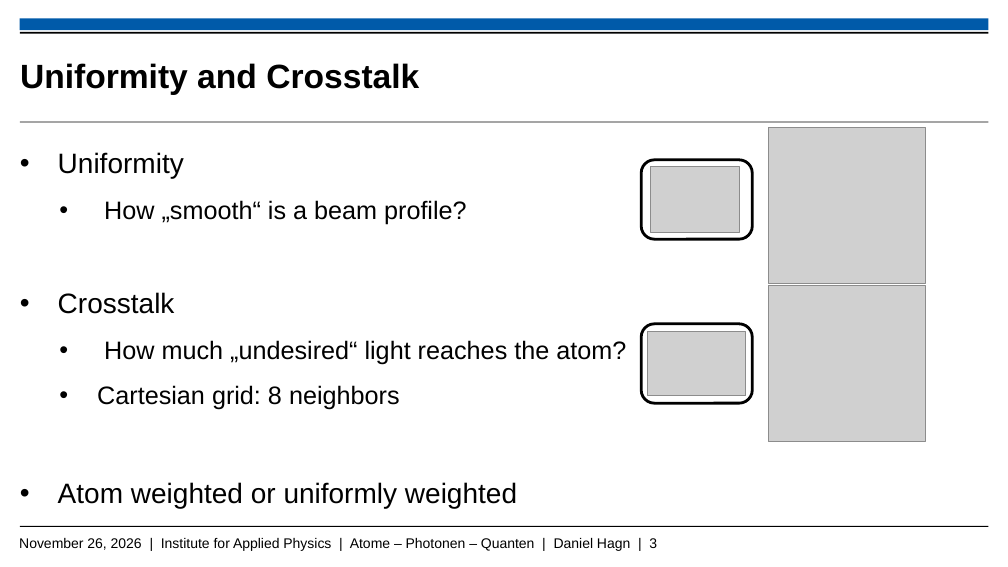
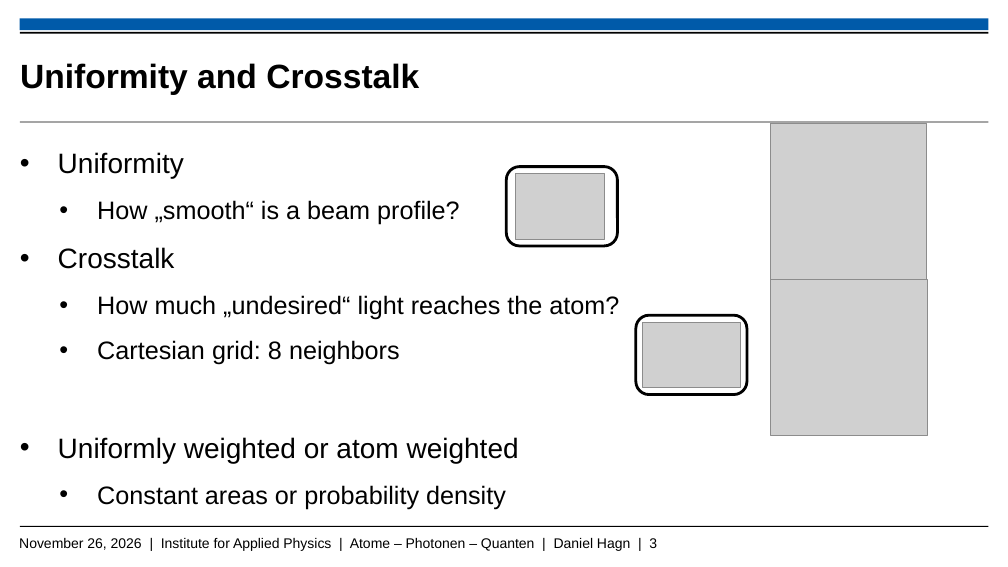
Before and after one commit to Daniel-Hagn-physik/Masterthesis_Backup, a slide deck: slide 3 of Hagn_Daniel_Mastervortrag.pptx. Drawn at 1008x567 pixels with LibreOffice and Linux fonts; fonts in the diff are those of the drawing; grey boxes stand for pictures; background and template pictures are left out. Boxes give left, top, right and bottom in pixels: in the first picture for what was removed or moved away, otherwise in the second. Text is boxed around its words. In the diff, an @@ line names an element or a change of style, - is before the commit and + after.

```diff
--- a/Hagn_Daniel_Mastervortrag.pptx
+++ b/Hagn_Daniel_Mastervortrag.pptx
@@ picture: place and size @@
-picture at (768, 127, 924, 283)
+picture at (770, 123, 926, 279)
@@ rounded rectangle: place and size @@
-rounded rectangle at (641, 160, 752, 240)
+rounded rectangle at (506, 166, 617, 246)
@@ picture: place and size @@
-picture at (650, 166, 739, 232)
+picture at (516, 173, 605, 239)
@@ picture: place and size @@
-picture at (768, 285, 925, 442)
+picture at (770, 279, 927, 435)
@@ rounded rectangle: place and size @@
-rounded rectangle at (641, 324, 752, 403)
+rounded rectangle at (636, 316, 747, 395)
@@ picture: place and size @@
-picture at (648, 332, 746, 396)
+picture at (642, 323, 740, 387)
@@ text at (58, 437, 519, 509): text changed; size 20 to 18 pt @@
-  • Atom weighted or uniformly weighted
+  • Uniformly weighted or atom weighted
+    • Constant areas or probability density
```
Also in this commit, not shown: 5 other slides changed, 4 slides added.
